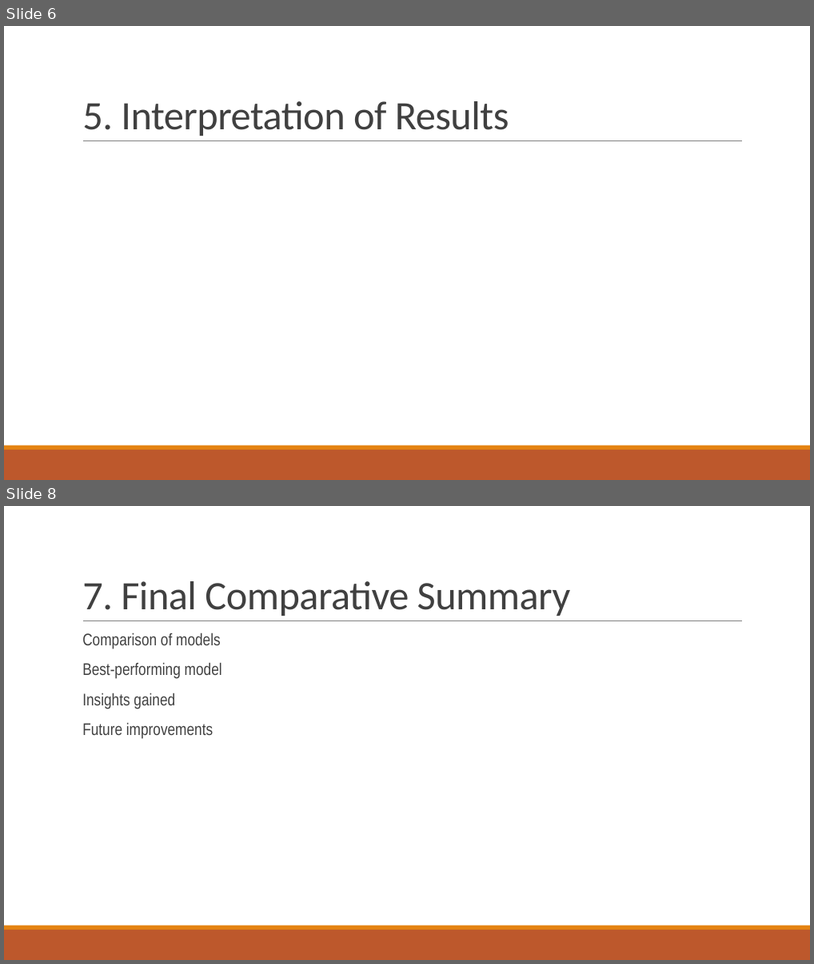
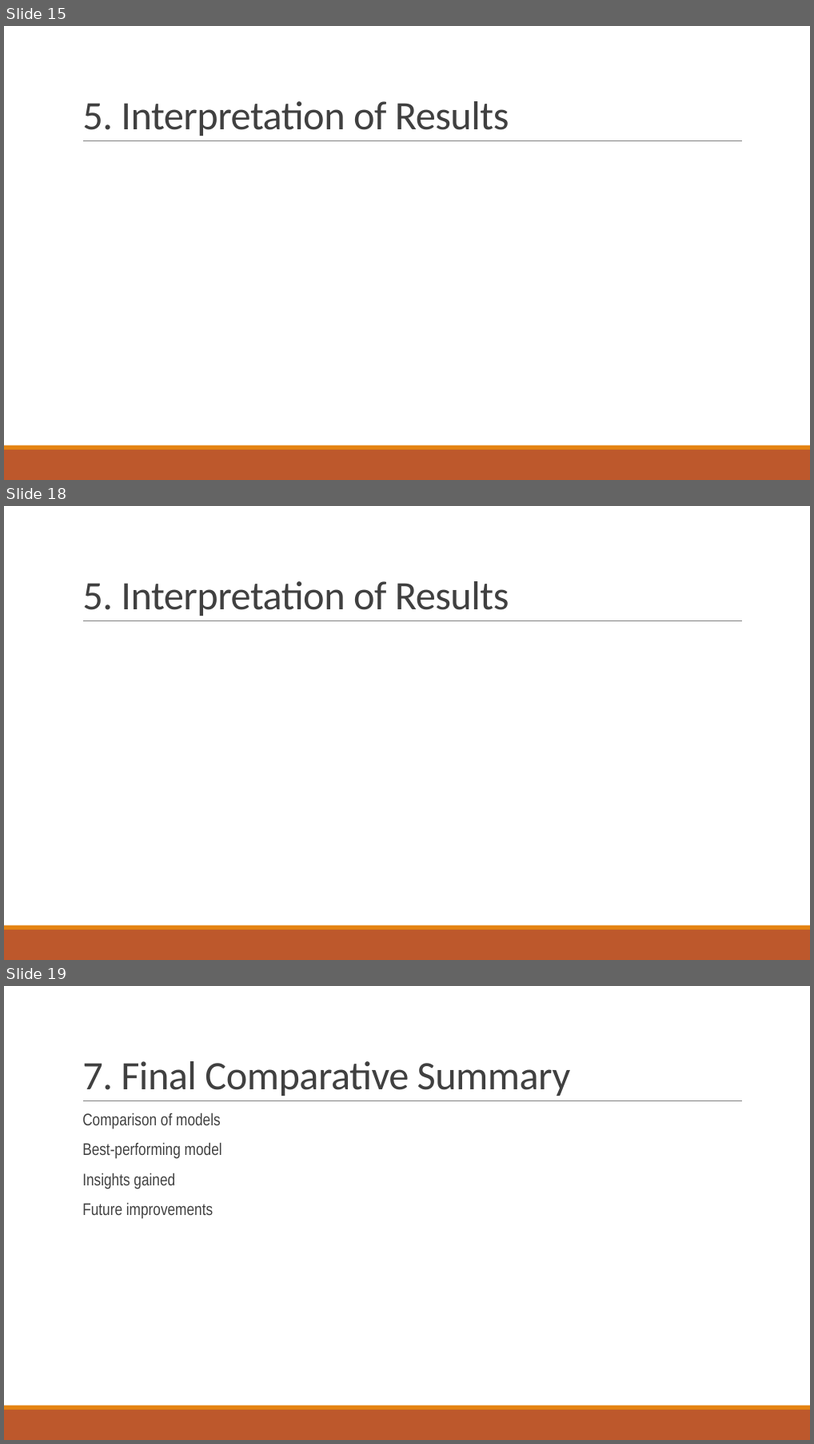
Before and after one commit to akay6483/mmml-ecommerce, a slide deck: docs/23CSE301_A8.pptx. Shown one above the other, each under a label of ours: slides 6 and 8 before the commit, slides 15, 18 and 19 after it; the slides between them are not shown. The pictures are 814x964 and 814x1444 pixels, drawn with LibreOffice and Linux fonts; fonts in the diff are those of the drawing; background and template pictures are left out. Boxes give left, top, right and bottom in pixels: in the first picture for what was removed or moved away, otherwise in the second. Text is boxed around its words. In the diff, an @@ line names an element or a change of style, - is before the commit and + after.

```diff
--- a/docs/23CSE301_A8.pptx
+++ b/docs/23CSE301_A8.pptx
@@ slide 18 added at (x1=4, y1=506, x2=810, y2=960), background picture (left out); not listed: 3 template elements that a slide beside it also shows @@
@@ title added at (x1=82, y1=581, x2=510, y2=616), 48 pt, text #404040 @@
+5. Interpretation of Results
@@ what was slide 6 is now slide 15 @@
@@ what was slide 8 is now slide 19 @@
```
Also in this commit, not shown: 1 slide changed, 12 other slides added, 2 slides removed, 7 other files.
